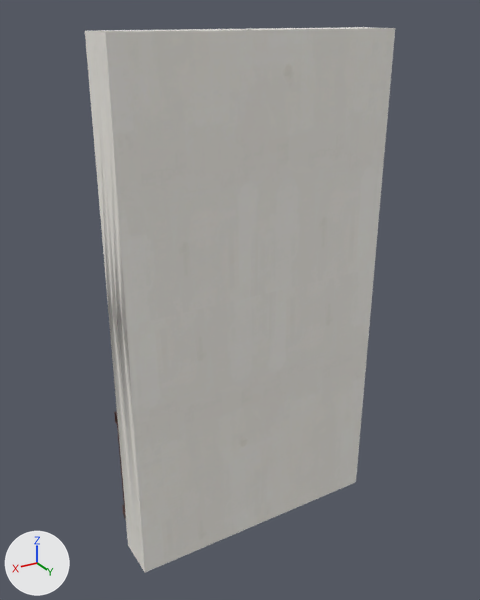
One commit to the FBX model content/models/mgtu/wall_short.fbx: the scene before it, then after it.
Before and after are seen from a 50 mm camera at (2.46, 4.18, 3.86) aimed at (-0.02, 0.06, 1.8). The lights are fixed; the arrows at lower left show +X, +Y and +Z. The first picture is the older version. Vertices at exactly the same position are counted once.

The first picture shows 'SM_Classroom_MI_PlasterWallClean_0.002'.
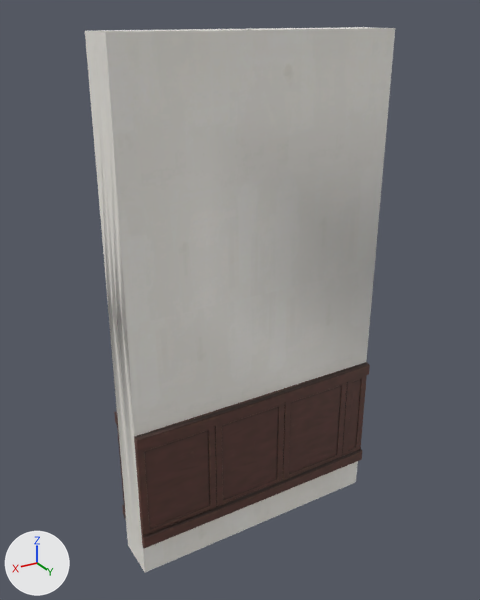
Commit message: walls fix

What differs and where, as boxes [x1, y1, x2, y2] in the pictures (480 x 600 px):
part 1 of me_sm_classroom_mi_plasterwallclean_0_004, added (brown): after [134, 362, 370, 548]

Patch to the scene script:
```diff
--- a/content/models/mgtu/wall_short.fbx.py
+++ b/content/models/mgtu/wall_short.fbx.py
@@ me_sm_classroom_mi_plasterwallclean_0_004 @@
 # used by ob_sm_classroom_mi_plasterwallclean_0_002; location = (-5.534, 0.0, 0.858); rotation_euler = (-1.568, 3.142, 0.0), in degrees (-90, 180, 0); scale = (-0.00877, -0.00877, -0.00877)
-me_sm_classroom_mi_plasterwallclean_0_004.from_pydata(...)  # 221 vertices, 404 faces; spans x 495.0..748.0, y -332.0..129.0, z -34.0..11.0
+me_sm_classroom_mi_plasterwallclean_0_004.from_pydata(...)  # 417 vertices, 764 faces; spans x 495.0..748.0, y -332.0..129.0, z -40.0..11.0
+# me_sm_classroom_mi_plasterwallclean_0_004 part 1: a new loose piece of 196 vertices spanning x 495.0..748.0, y -21.0..97.0, z -40.0..-34.0, in mat_walloverlay
+# other edits to the shape of me_sm_classroom_mi_plasterwallclean_0_004 do not show in these pictures
 me_sm_classroom_mi_plasterwallclean_0_004.materials.append(mat_plasterwallclean)
```
